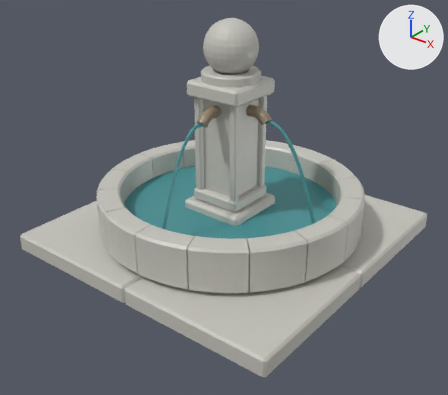
The glTF model sjrpg_3d/assets/art/preview3d/native-fountain.glb as it was, and as the next commit left it.
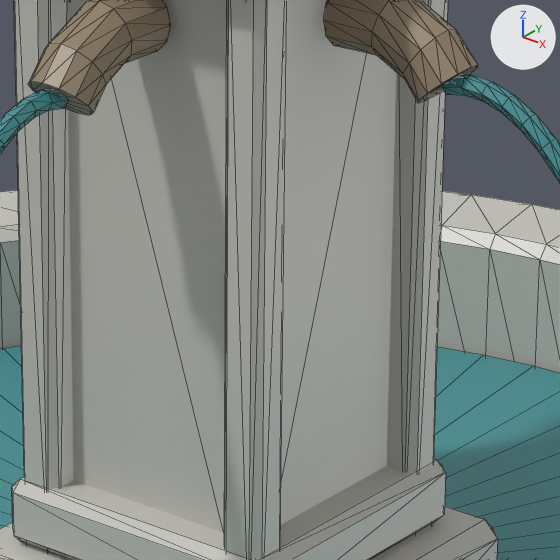
Old and new are each drawn whole from a camera (50 mm lens) standing at (6.03, -7.71, 5.56) and looking at (0.19, -0.41, 1.04) and again close up on the part from 43% to 64% of the width and 27% to 51% of the height. Arrows for +X, +Y and +Z are at upper right; the lights stay in place. The older version's two pictures come first. The close-ups show mesh edges as thin lines. Vertices at exactly the same position are counted once.

Names of what the first close-up shows: 'bronze', 'limestone', 'water'.
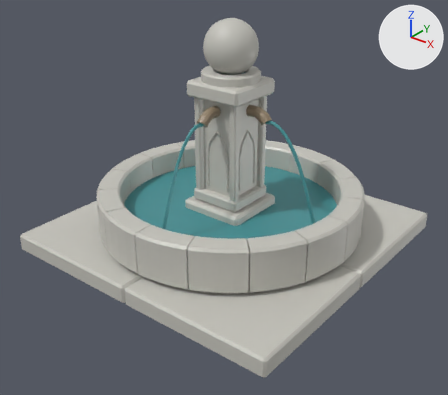
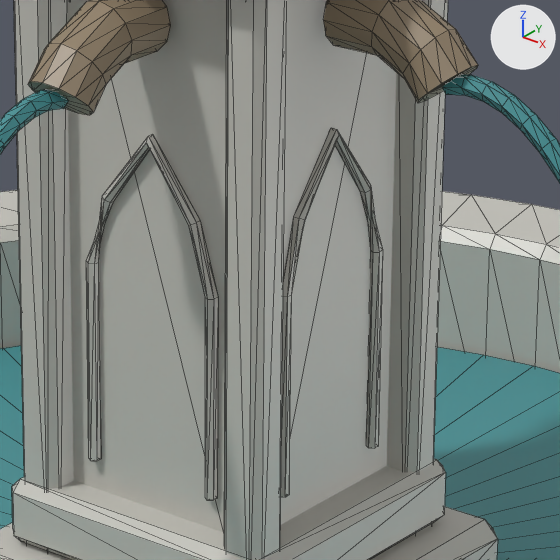
Changed parts and their boxes (x1, y1, x2, y2) in the close-ups (560 x 560 px):
part 1 of me_fountain_limestone, added
    after: (86, 134, 218, 500)
part 2 of me_fountain_limestone, added
    after: (280, 128, 383, 497)

The edits, one by one:
me_fountain_limestone is used by ob_limestone; location (0.0, 0.0, 0.0).
me_fountain_limestone had 1592 vertices, 2940 faces and spanned x -2.6..2.6, y -2.6..2.6, z 0.0..3.88.
me_fountain_limestone now has 1760 vertices, 3260 faces and spans x -2.6..2.6, y -2.6..2.6, z 0.0..3.88.
me_fountain_limestone part 1: a new loose piece of 42 vertices spanning x -0.23..0.23, y -0.37..-0.33, z 1.14..2.16, in mat_limestone (light grey #c8c7bf).
me_fountain_limestone part 2: a new loose piece of 42 vertices spanning x 0.33..0.37, y -0.23..0.23, z 1.14..2.16, in mat_limestone (light grey #c8c7bf).
Other edits to the shape of me_fountain_limestone do not show in these pictures.
